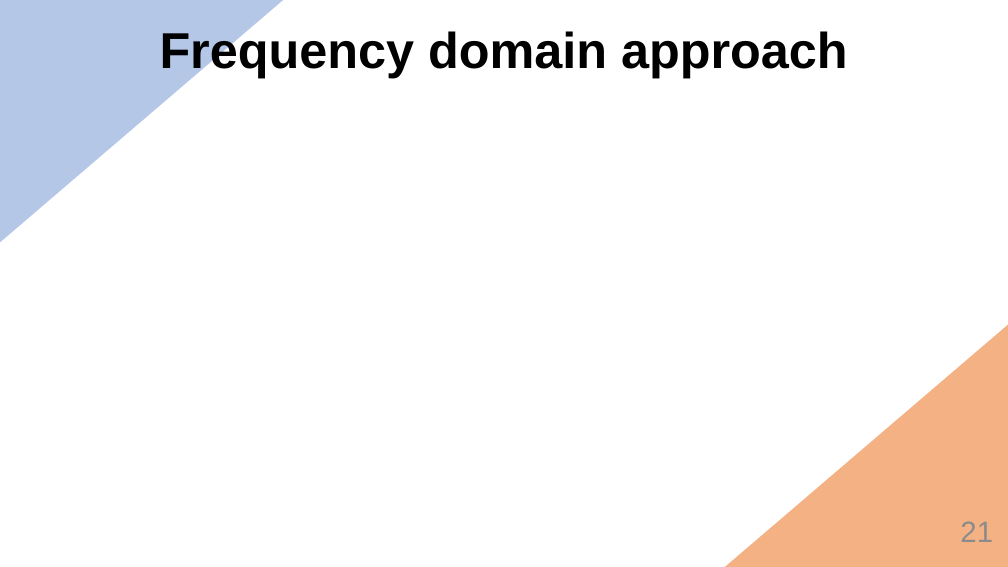
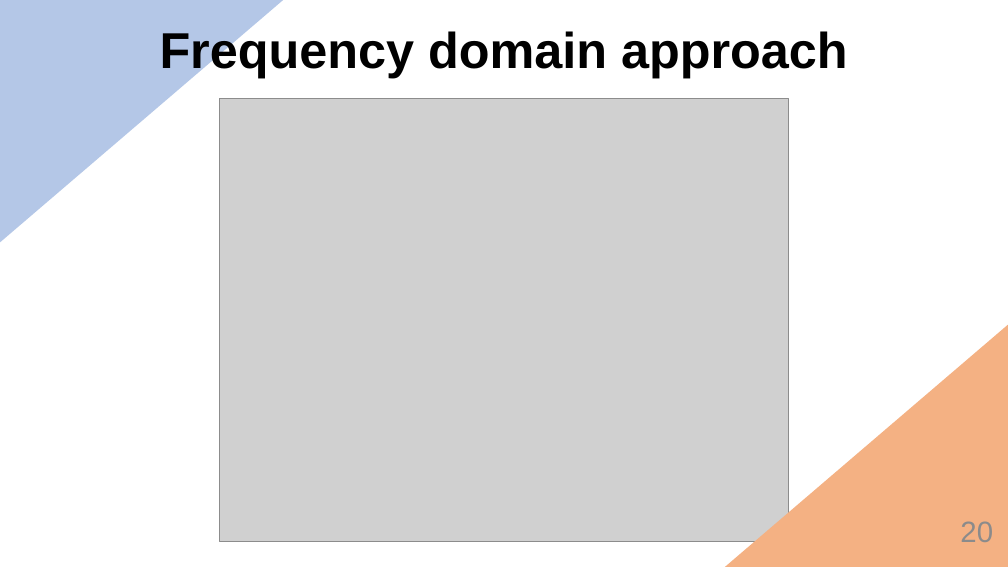
Before and after one commit to MarcBerneman/Master-thesis, a slide deck: slide 20 of Presentation/Thesis.pptx (slide 21 before the commit). Drawn at 1008x567 pixels with LibreOffice and Linux fonts; fonts in the diff are those of the drawing; grey boxes stand for pictures; background and template pictures are left out. Boxes give left, top, right and bottom in pixels: in the first picture for what was removed or moved away, otherwise in the second. Text is boxed around its words. In the diff, an @@ line names an element or a change of style, - is before the commit and + after.

```diff
--- a/Presentation/Thesis.pptx
+++ b/Presentation/Thesis.pptx
@@ picture added at bbox=[220, 98, 789, 541] @@
@@ page number at bbox=[960, 521, 993, 542]: text changed @@
-21
+20
```
Also in this commit, not shown: 2 other slides changed, 7 slides added, 11 other files.
